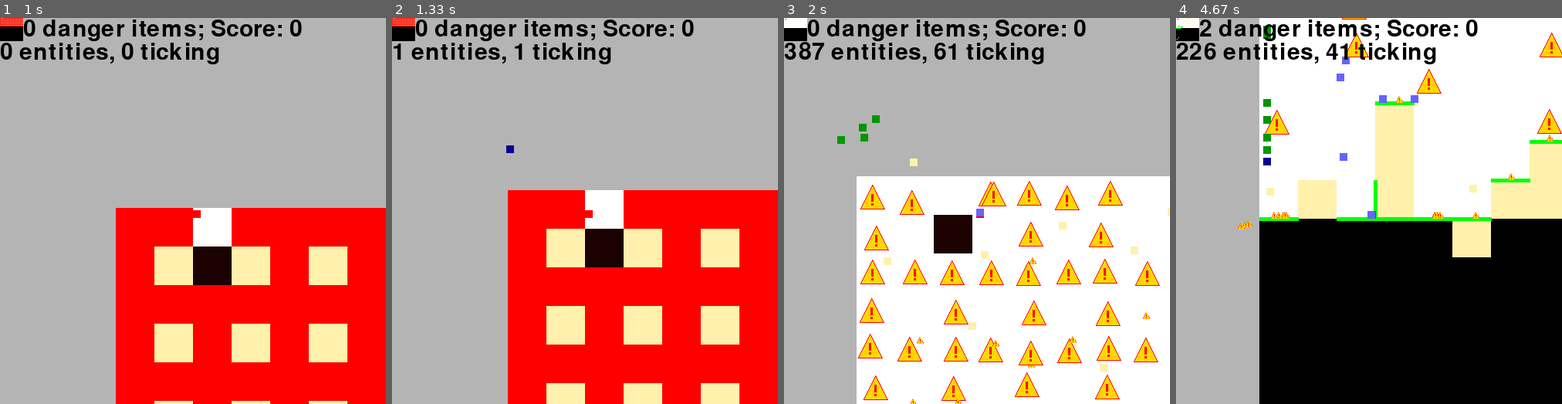
Above: before the commit, frames 1-4 (left to right).
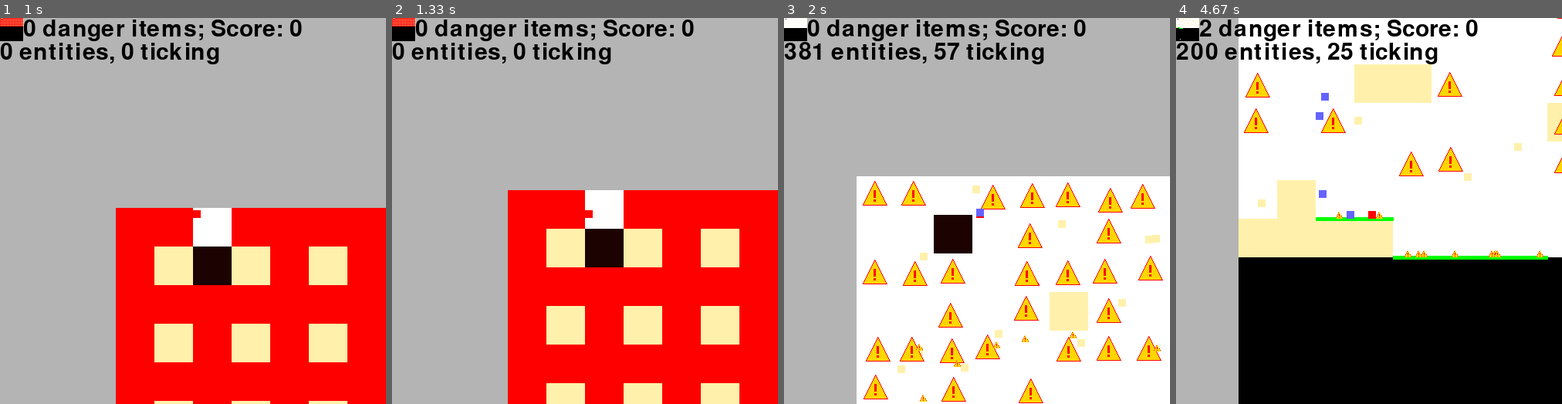
Above: after the commit, the same moments.

Repository: sillypantscoder/pygame_platformer_2
Game: pygame game, started from main.py
The game is run twice, just before and just after one commit, with the same random seed, the same clock (stepped at 60 frames per second) and the same inputs.
Inputs (mouse positions are in pixels of both pictures, inside the frame that each line leads up to):
- Up to frame 1 (1 s): click "Go >" at 0.38 s; click "danger.py" at 0.72 s
- Up to frame 2 (1.33 s): press the mouse at (612, 122) at 1.03 s; move the mouse to (557, 133) at 1.13 s; release the mouse at (507, 149) at 1.27 s
- Up to frame 3 (2 s): hold Right 1.33-1.8 s; hold Up from 1.83 s (still down); tap W at 1.9 s
- Up to frame 4 (4.67 s): release Up at 2.13 s; hold Right 2.17-2.63 s; tap W at 2.23, 2.53, 2.73, 3.03, 3.3, 3.6, 3.73, 4.13, 4.43 s; hold Left 2.67-3.2 s; hold Left 3.23-3.63 s; hold Up 3.67-4.03 s; hold Right from 4.07 s (still down)

Frame 1 is identical in both runs. In frame 2, 0.2% of the frame differs, in the area x 0-35%, y 6-35%; in frame 3, 7.9%; in frame 4, 26%, in the area x 0-100%, y 0-100%.

Commit message:
README update

Diff:
--- a/main.py
+++ b/main.py
@@ -383,9 +383,9 @@
 			# User clicked close button
 		if event.type == pygame.MOUSEBUTTONUP:
 			pos = pygame.mouse.get_pos()
-			#if items["danger"] >= 15:
-				#items["danger"] -= 15
-			things.append(Spawner(pos[0] + (player.x - 250), pos[1] + (player.y - 250)))
+			if items["danger"] >= 15:
+				items["danger"] -= 15
+				things.append(Spawner(pos[0] + (player.x - 250), pos[1] + (player.y - 250)))
 		if event.type == pygame.KEYDOWN:
 			keys = pygame.key.get_pressed()
 			if keys[pygame.K_SPACE]:
Not shown, changed: README.md
